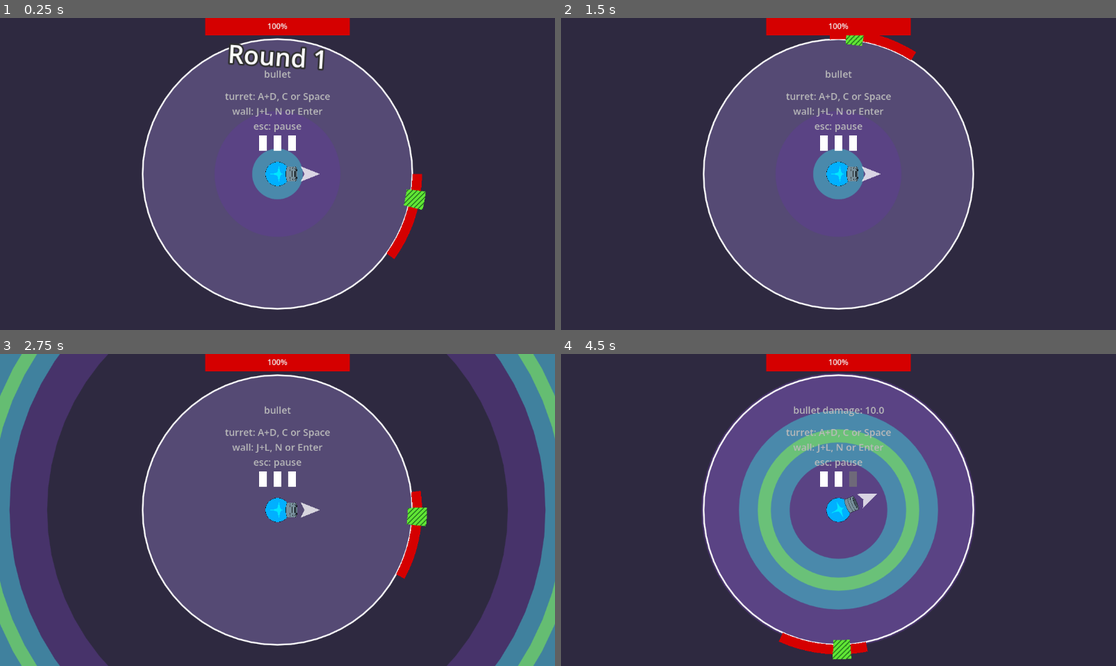
Above: before the commit, frames 1-4 (two rows, left to right).
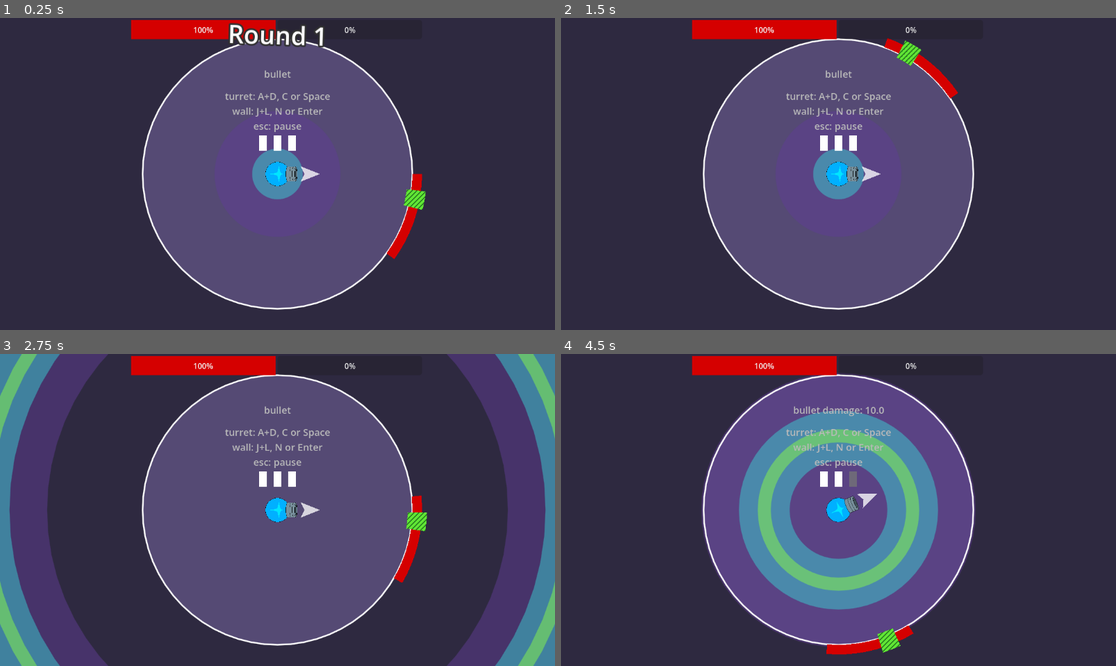
Above: after the commit, the same moments.

Repository: solirides/amazing-game
Game: Godot game, scene res://scenes/world/world.tscn
Same seed, same stepped clock (60 frames per second), same inputs: the game is played once before the commit and once after it. The engine's default icon, where the game draws it, is replaced by a stand-in: a white triangle on a blue panel in a dark square.
Inputs (mouse positions are in pixels of both pictures, inside the frame that each line leads up to):
- Up to frame 1 (0.25 s): no input
- Up to frame 2 (1.5 s): move the mouse to (960, 158) at 0.52 s; hold Right (ui_right) 0.53-1.28 s; hold J (wall_ccw) 0.53-1.28 s; tap C (turret_attack) at 0.6 s; click (960, 158) at 0.67 s; move the mouse to (727, 189) at 1.27 s; hold Down (ui_down) from 1.28 s (still down); tap J (wall_ccw) at 1.35 s
- Up to frame 3 (2.75 s): tap L (wall_cw) at 1.55 s; tap Enter at 2 s; move the mouse to (333, 441) at 2.02 s; release Down (ui_down) at 2.03 s; hold Right (ui_right) from 2.03 s (still down); hold L (wall_cw) from 2.03 s (still down); tap C (turret_attack) at 2.3 s
- Up to frame 4 (4.5 s): move the mouse to (810, 572) at 2.77 s; release Right (ui_right) at 2.78 s; release L (wall_cw) at 2.78 s; hold Up (ui_up) 2.78-3.53 s; click (810, 572) at 2.85 s; tap J (wall_ccw) at 3.05 s; move the mouse to (1005, 556) at 3.52 s; hold L (wall_cw) 3.53-4.28 s; hold Left (ui_left) from 3.53 s (still down); tap C (turret_attack) at 3.6 s; move the mouse to (672, 463) at 4.27 s; tap A (turret_ccw) at 4.35 s

The runs differ from the first frame. In frame 1, 3.1% of the frame differs, in the area x 23-65%, y 0-17%; in frame 2, 2.6%; in frame 3, 2.1%; in frame 4, 2.8%.

Commit message:
shield and upgrade stats

Diff:
--- a/amazing-game/modules/cards/cards.gd
+++ b/amazing-game/modules/cards/cards.gd
@@ -6,9 +6,9 @@
 
 enum CardType {DAMAGE, SPEED, HEALTH}
 const card_to_string = {
-	CardType.DAMAGE : "damage",
+	CardType.DAMAGE : "bullet_damage",
 	CardType.SPEED : "speed",
-	CardType.HEALTH : "health"
+	CardType.HEALTH : "shield" # this is not regular health
 }
 
 @export var damage_texture: Texture2D
--- a/amazing-game/modules/global/GameManager.tscn
+++ b/amazing-game/modules/global/GameManager.tscn
@@ -2,7 +2,9 @@
 
 [ext_resource type="Script" uid="uid://cofa1xwvci1c5" path="res://modules/global/game_manager.gd" id="1_2n3o6"]
 [ext_resource type="Texture2D" uid="uid://83kovqwpjy1p" path="res://assets/textures/p1v1.png" id="2_nse5p"]
+[ext_resource type="Texture2D" uid="uid://damefsp7bv2rn" path="res://assets/textures/p1wall.png" id="3_4apr6"]
 [ext_resource type="Texture2D" uid="uid://dqccwdcm1ce3v" path="res://assets/textures/p2v1.png" id="3_w5nje"]
+[ext_resource type="Texture2D" uid="uid://drrhurglhe6fc" path="res://assets/textures/p2wall.png" id="5_4la1x"]
 
 [node name="GameManager" type="Node" unique_id=1735510353]
 process_mode = 3
@@ -10,4 +12,6 @@
 player1_color = Color(0, 0.6901961, 1, 1)
 player2_color = Color(0.8352941, 0, 0, 1)
 player1_turret_sprite = ExtResource("2_nse5p")
+player1_wall_sprite = ExtResource("3_4apr6")
 player2_turret_sprite = ExtResource("3_w5nje")
+player2_wall_sprite = ExtResource("5_4la1x")
--- a/amazing-game/modules/global/game_manager.gd
+++ b/amazing-game/modules/global/game_manager.gd
@@ -4,11 +4,16 @@
 var world:Node
 var turret:Node
 var wall:Node
+var player1:Node
+var player2:Node
+
 @export var player1_color:Color = Color(0.0, 0.7, 1.0, 1.0)
 @export var player2_color:Color = Color(1.0, 0.633, 0.0, 1.0)
 
 @export var player1_turret_sprite:Texture2D
+@export var player1_wall_sprite:Texture2D
 @export var player2_turret_sprite:Texture2D
+@export var player2_wall_sprite:Texture2D
 
 # false:original controls
 # true:controls have been swapped
@@ -31,8 +36,22 @@
 	if state != swap_state or force:
 		swap_state = state
 		swap_player_controls(state)
+		swap_stats()
+		var temp = player1
+		var player1 = player2
+		var player2 = temp
 		players_swapped.emit(state)
 
+func swap_stats():
+	var stats = ["health", "shield", "bullet_damage", "speed", "bullet_speed"]
+	var more_stats = []
+	for stat in stats:
+		more_stats.append("base_" + stat)
+	stats.append_array(more_stats)
+	for stat in stats:
+		var temp = player1.get(stat)
+		player1.set(stat, player2.get(stat))
+		player2.set(stat, temp)
 
 var actions_to_swap = [
 		["turret_cw", "wall_cw"],
--- a/amazing-game/modules/gui/gui.tscn
+++ b/amazing-game/modules/gui/gui.tscn
@@ -45,6 +45,7 @@
 
 [sub_resource type="Animation" id="Animation_467uw"]
 resource_name = "round"
+length = 2.0
 tracks/0/type = "bezier"
 tracks/0/imported = false
 tracks/0/enabled = true
@@ -52,9 +53,9 @@
 tracks/0/interp = 1
 tracks/0/loop_wrap = true
 tracks/0/keys = {
-"handle_modes": PackedInt32Array(2, 0, 0, 2),
+"handle_modes": PackedInt32Array(2, 0, 0, 0),
 "points": PackedFloat32Array(0, 0, 0, 0.111961745, 0, 0, -0.111961745, 0, 0, 0, 0, -0.047076043, 0, 0.06403507, 0, 0, -0.054704927, 0, 0, 0),
-"times": PackedFloat32Array(0, 0.33333334, 0.8666667, 1)
+"times": PackedFloat32Array(0, 0.46666667, 1.2000002, 1.4666667)
 }
 tracks/1/type = "bezier"
 tracks/1/imported = false
@@ -63,9 +64,9 @@
 tracks/1/interp = 1
 tracks/1/loop_wrap = true
 tracks/1/keys = {
-"handle_modes": PackedInt32Array(2, 0, 0, 2),
+"handle_modes": PackedInt32Array(2, 0, 0, 0),
 "points": PackedFloat32Array(-100, 0, 0, 0.111961745, 29.333334, 76, -0.111961745, 0, 0, 0, 76, -0.047076043, 12.428077, 0.06403507, -16.905262, -100, -0.054704927, 29.333334, 0, 0),
-"times": PackedFloat32Array(0, 0.33333334, 0.8666667, 1)
+"times": PackedFloat32Array(0, 0.46666667, 1.2000002, 1.4666667)
 }
 tracks/2/type = "bezier"
 tracks/2/imported = false
@@ -76,7 +77,7 @@
 tracks/2/keys = {
 "handle_modes": PackedInt32Array(2, 0, 0, 0),
 "points": PackedFloat32Array(0, -0.25, 0, 0.25, 0, 0.09599311, -0.09641151, -0.015998853, 0, 0, -0.034906585, -0.043527395, 0.021816617, 0, 0, -0.06981317, -0.06375599, 0.005817764, 0, 0),
-"times": PackedFloat32Array(0, 0.3, 0.6666667, 1)
+"times": PackedFloat32Array(0, 0.43333334, 1.2666668, 1.4666667)
 }
 
 [sub_resource type="AnimationLibrary" id="AnimationLibrary_rf87d"]
@@ -99,7 +100,7 @@
 anchors_preset = 10
 anchor_right = 1.0
 offset_top = 76.0
-offset_bottom = 148.0
+offset_bottom = 148.00037
 grow_horizontal = 2
 pivot_offset_ratio = Vector2(0.5, 0.5)
 text = "Round 123"
--- a/amazing-game/modules/player/player.gd
+++ b/amazing-game/modules/player/player.gd
@@ -1,20 +1,24 @@
 class_name Player
 extends RigidBody2D
 
-@export var base_damage:int = 20
+@export var base_bullet_speed = 1000
+@export var base_bullet_damage:int = 20
+@export var base_shield:int = 0
 @export var base_speed:float = 6.0
-@export var base_accel:float = 200
+@export var base_accel:float = 20
 @export var base_decel:float = 3
 @export var base_health:int = 100
 @export var respawn_time:float = 4.0
 @export var base_ammo:int = 3
 
+@onready var bullet_speed = base_bullet_speed
 @onready var health = base_health
 @onready var accel = base_accel
 @onready var decel = base_decel
 @onready var speed = base_speed
 @onready var ammo = base_ammo
-@onready var bullet_damage = base_damage
+@onready var bullet_damage = base_bullet_damage
+var shield:int = 0
 
 var theta = 0
 var can_move = true
@@ -22,9 +26,15 @@
 var can_shoot = false
 
 var upgrades = {
-	"health":0,
+	"shield":0,
 	"speed":0,
 	"damage":0
+}
+
+var upgrade_multipliers = {
+	"shield":30,
+	"speed":0.15,
+	"damage":0.20
 }
 
 #var max_damage_in_tick = 0
@@ -46,7 +56,10 @@
 func damage(amount:int):
 	if alive_state == false:
 		return
-	health -= amount
+	shield = max(0, shield - amount)
+	var real_damage = max(0, amount - shield)
+
+	health -= real_damage
 	if health <= 0:
 		print("player dead")
 		die()
@@ -102,9 +115,14 @@
 	upgrades[stat] += 1
 
 	var upgrade_amount = 0.10
+	if stat in upgrade_multipliers.keys():
+		upgrade_amount = upgrade_multipliers[stat]
+	var value = get("base_" + stat) * (1.0 + upgrades[stat] * upgrade_amount)
+	if stat == "shield":
+		value = get("base_" + stat) + upgrade_amount
 
-	self.set(stat, self.get("base_" + stat) * (1.0 + upgrades[stat] * upgrade_amount))
-	print(stat + " " + str(self.get(stat)))
+	set(stat, value)
+	print(stat + " " + str(get(stat)))
 
 
 #func _physics_process(delta: float) -> void:
--- a/amazing-game/modules/player/turret.gd
+++ b/amazing-game/modules/player/turret.gd
@@ -1,8 +1,6 @@
 extends Player
 
 #@export var rotation_speed = 0.1
-@export var bullet_speed = 1000
-
 @export var infinite_shooting = false
 
 @export var circle_node:Node
@@ -21,6 +19,7 @@
 # Called when the node enters the scene tree for the first time.
 func _ready() -> void:
 	GameManager.turret = self
+	GameManager.player1 = self
 	GameManager.players_swapped.connect(swap_player)
 
 	#await get_tree().process_frame
--- a/amazing-game/modules/player/wall.gd
+++ b/amazing-game/modules/player/wall.gd
@@ -8,6 +8,7 @@
 
 func _ready() -> void:
 	GameManager.wall = self
+	GameManager.player2 = self
 	GameManager.players_swapped.connect(swap_player)
 	# set collision shape
 	var polygon = create_polygon(arc_angle)
@@ -43,9 +44,9 @@
 		#angular_velocity = clamp(angular_velocity, -speed/inner_radius, speed/inner_radius)
 
 		if Input.is_action_pressed("wall_ccw"):
-			theta -= speed * delta
+			theta -= speed * delta / 4.0
 		if Input.is_action_pressed("wall_cw"):
-			theta += speed * delta
+			theta += speed * delta / 4.0
 
 		self.rotation = theta
 		#self.global_position = Vector2(1,0).rotated(theta)
--- a/amazing-game/modules/player/wall.tscn
+++ b/amazing-game/modules/player/wall.tscn
@@ -25,9 +25,6 @@
 contact_monitor = true
 max_contacts_reported = 5
 script = ExtResource("1_mgm2i")
-base_speed = 500.0
-base_accel = 20.0
-base_health = 40
 
 [node name="Sprite2D" type="Sprite2D" parent="." unique_id=45151107]
 visible = false
--- a/amazing-game/scenes/select_cards/select_cards.gd
+++ b/amazing-game/scenes/select_cards/select_cards.gd
@@ -38,6 +38,16 @@
 
 	$SpawnPoint1.global_position = Vector2(screen_size.x / 4.0, screen_size.y / 2.0) - screen_size / 2.0
 	$SpawnPoint2.global_position = Vector2(screen_size.x * 3.0 / 4.0, screen_size.y / 2.0) - screen_size / 2.0
+
+	# this is opposite of the current state since players will be swapped after card selection
+	if GameManager.swap_state == true:
+		$P1Role/Sprite2D.texture = GameManager.player1_turret_sprite
+		$P2Role/Sprite2D.texture = GameManager.player2_wall_sprite
+
+	else:
+		$P1Role/Sprite2D.texture = GameManager.player1_wall_sprite
+		$P2Role/Sprite2D.texture = GameManager.player2_turret_sprite
+
 
 	var intro_tween = create_tween()
 	intro_tween.tween_property($DividingLine, "scale:y", 1.0, 1.5).set_trans(Tween.TRANS_CUBIC).set_ease(Tween.EASE_OUT)
--- a/amazing-game/scenes/select_cards/select_cards.tscn
+++ b/amazing-game/scenes/select_cards/select_cards.tscn
@@ -2,6 +2,8 @@
 
 [ext_resource type="Script" uid="uid://dhrqkc2wg66pj" path="res://scenes/select_cards/select_cards.gd" id="1_asv8b"]
 [ext_resource type="PackedScene" uid="uid://civa8dd8deecp" path="res://modules/cards/cards.tscn" id="2_qg2st"]
+[ext_resource type="Texture2D" uid="uid://83kovqwpjy1p" path="res://assets/textures/p1v1.png" id="3_h0lgk"]
+[ext_resource type="Texture2D" uid="uid://wr8lqm38ij8g" path="res://icon.svg" id="4_3j0q6"]
 
 [node name="SelectCards" type="CanvasLayer" unique_id=514107963]
 process_mode = 3
@@ -109,6 +111,35 @@
 offset_top = 50.0
 theme_override_font_sizes/font_size = 36
 text = "PLAYER 1"
+
+[node name="P1Role" type="Label" parent="Control" unique_id=1794771671]
+layout_mode = 1
+anchors_preset = -1
+anchor_left = -0.5
+anchor_top = -0.5
+anchor_right = -0.5
+anchor_bottom = -0.5
+offset_left = 250.0
+offset_top = 50.0
+theme_override_font_sizes/font_size = 24
+text = "next round:"
+horizontal_alignment = 1
+
+[node name="Sprite2D" type="TextureRect" parent="Control/P1Role" unique_id=686017553]
+layout_mode = 1
+anchors_preset = 8
+anchor_left = 0.5
+anchor_top = 0.5
+anchor_right = 0.5
+anchor_bottom = 0.5
+offset_left = -50.0
+offset_top = 20.0
+offset_right = 50.0
+offset_bottom = 120.0
+grow_horizontal = 2
+grow_vertical = 2
+texture = ExtResource("3_h0lgk")
+expand_mode = 1
 
 [node name="LabelP2" type="Label" parent="Control" unique_id=1257981754]
 layout_mode = 1
@@ -127,6 +158,41 @@
 text = "PLAYER 2"
 horizontal_alignment = 2
 
+[node name="P2Role" type="Label" parent="Control" unique_id=816073783]
+layout_mode = 1
+anchors_preset = -1
+anchor_left = 0.5
+anchor_top = 0.5
+anchor_right = 0.5
+anchor_bottom = 0.5
+offset_left = -385.0
+offset_top = -194.0
+offset_right = -250.0
+offset_bottom = -160.0
+grow_horizontal = 0
+grow_vertical = 0
+size_flags_horizontal = 0
+size_flags_vertical = 0
+theme_override_font_sizes/font_size = 24
+text = "next round:"
+horizontal_alignment = 1
+
+[node name="Sprite2D" type="TextureRect" parent="Control/P2Role" unique_id=322593881]
+layout_mode = 1
+anchors_preset = 8
+anchor_left = 0.5
+anchor_top = 0.5
+anchor_right = 0.5
+anchor_bottom = 0.5
+offset_left = -50.0
+offset_top = 20.0
+offset_right = 50.0
+offset_bottom = 120.0
+grow_horizontal = 2
+grow_vertical = 2
+texture = ExtResource("4_3j0q6")
+expand_mode = 1
+
 [node name="SelectTimer" type="Timer" parent="Control" unique_id=871207302]
 one_shot = true
 
--- a/amazing-game/scenes/world/health_bars.gd
+++ b/amazing-game/scenes/world/health_bars.gd
@@ -1,11 +1,8 @@
 extends Control
 
 
-@onready var bar1 = $Player1Health
-@onready var bar2 = $Player2Health
-
-
-
+@onready var bar1 = $HBoxContainer/Health
+@onready var bar2 = $HBoxContainer/Shield
 
 # Called when the node enters the scene tree for the first time.
 func _ready() -> void:
@@ -15,6 +12,7 @@
 # Called every frame. 'delta' is the elapsed time since the previous frame.
 func _process(delta: float) -> void:
 	bar1.value = GameManager.wall.health
+	bar2.value = GameManager.wall.shield
 	#bar2.value = GameManager.turret.health
 
 #stylebox_2 = get_theme_stylebox("panel").duplicate()
--- a/amazing-game/scenes/world/world.gd
+++ b/amazing-game/scenes/world/world.gd
@@ -144,10 +144,10 @@
 	print("player " + str(player_id) + " selected " + str(type))
 
 	var player
-	if player_id == 0:
-		player = turret_node
+	if player_id == 1:
+		player = GameManager.player1
 	else:
-		player = wall_node
+		player = GameManager.player2
 
 	var stat = Cards.card_to_string[type]
 
--- a/amazing-game/scenes/world/world.tscn
+++ b/amazing-game/scenes/world/world.tscn
@@ -40,8 +40,6 @@
 circle_node = NodePath("../CircleDisplay")
 
 [node name="Wall" parent="." unique_id=858099970 instance=ExtResource("2_rwgxs")]
-base_speed = 2.0
-base_health = 100
 
 [node name="PinJoint2D" type="PinJoint2D" parent="." unique_id=1980028934]
 node_b = NodePath("../Wall")
@@ -91,34 +89,27 @@
 grow_vertical = 2
 script = ExtResource("6_t5ptc")
 
-[node name="Player1Health" type="ProgressBar" parent="HealthBars" unique_id=812177010]
+[node name="HBoxContainer" type="HBoxContainer" parent="HealthBars" unique_id=724801477]
+layout_mode = 1
+anchors_preset = 5
+anchor_left = 0.5
+anchor_right = 0.5
+offset_left = -304.0
+offset_top = -320.0
+offset_right = 300.0
+offset_bottom = -280.0
+grow_horizontal = 2
+
+[node name="Health" type="ProgressBar" parent="HealthBars/HBoxContainer" unique_id=812177010]
 custom_minimum_size = Vector2(300, 40)
-layout_mode = 1
-anchors_preset = 15
-anchor_right = 1.0
-anchor_bottom = 1.0
-offset_left = -150.0
-offset_top = -328.0
-offset_right = 150.0
-offset_bottom = -288.0
-grow_horizontal = 2
-grow_vertical = 2
+layout_mode = 2
 theme_override_styles/fill = SubResource("StyleBoxFlat_bq33v")
 value = 65.0
 
-[node name="Player2Health" type="ProgressBar" parent="HealthBars" unique_id=1782861849]
-visible = false
+[node name="Shield" type="ProgressBar" parent="HealthBars/HBoxContainer" unique_id=658988206]
 custom_minimum_size = Vector2(300, 40)
-layout_mode = 1
-anchors_preset = 15
-anchor_right = 1.0
-anchor_bottom = 1.0
-offset_left = -150.0
-offset_top = 292.0
-offset_right = 150.0
-offset_bottom = 332.0
-grow_horizontal = 2
-grow_vertical = 2
+layout_mode = 2
+theme_override_styles/fill = SubResource("StyleBoxFlat_bq33v")
 value = 65.0
 
 [node name="CanvasLayer" type="CanvasLayer" parent="." unique_id=1441546883]
Binary file added: amazing-game/assets/textures/p1wall.png
Not shown, added: amazing-game/assets/textures/p1wall.png.import
Binary file added: amazing-game/assets/textures/p2wall.png
Not shown, added: amazing-game/assets/textures/p2wall.png.import
